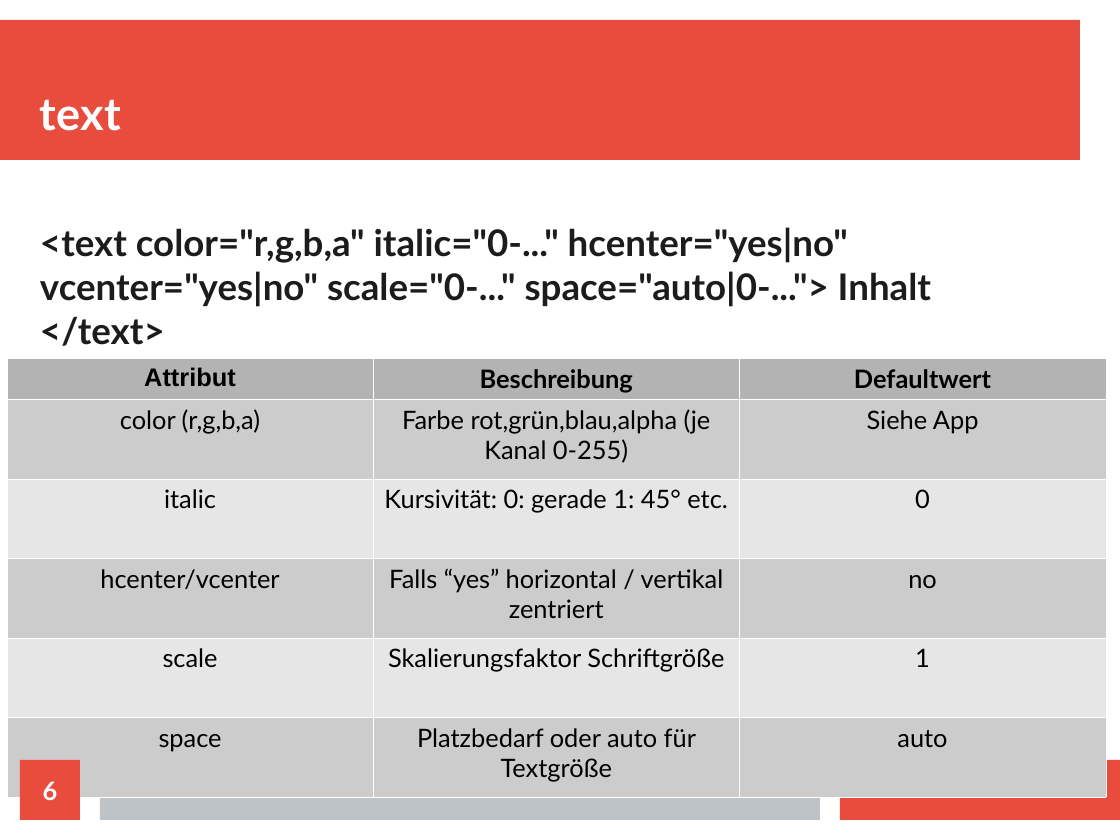
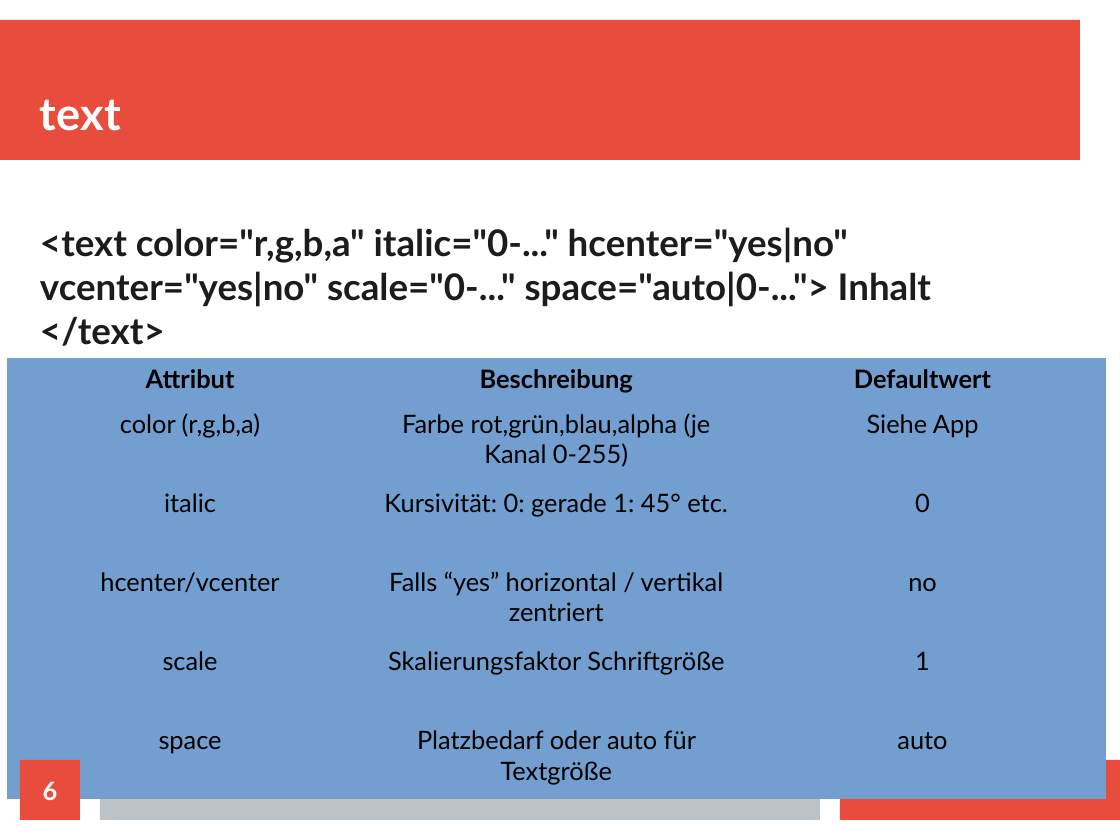
Before and after one commit to wolfgang1991/CommonLibraries, a slide deck: slide 6 of doc/App_Markup_Language_(AML).odp. Drawn at 1120x840 pixels with LibreOffice and Linux fonts; fonts in the diff are those of the drawing. Boxes give left, top, right and bottom in pixels: in the first picture for what was removed or moved away, otherwise in the second. Text is boxed around its words. In the diff, an @@ line names an element or a change of style, - is before the commit and + after.

```diff
--- a/doc/App_Markup_Language_(AML).odp
+++ b/doc/App_Markup_Language_(AML).odp
@@ table at [7,359,1106,788] @@
@@ fill #B3B3B3 to #729FCF in row 1 @@
@@ fill #CCCCCC to #729FCF in 9 cells @@
@@ fill #E6E6E6 to #729FCF in 6 cells @@
@@ font Arial to Lato in "Attribut" @@
@@ borders changed @@
```
Also in this commit, not shown: 6 other slides changed, 4 slides added, 2 other files.
